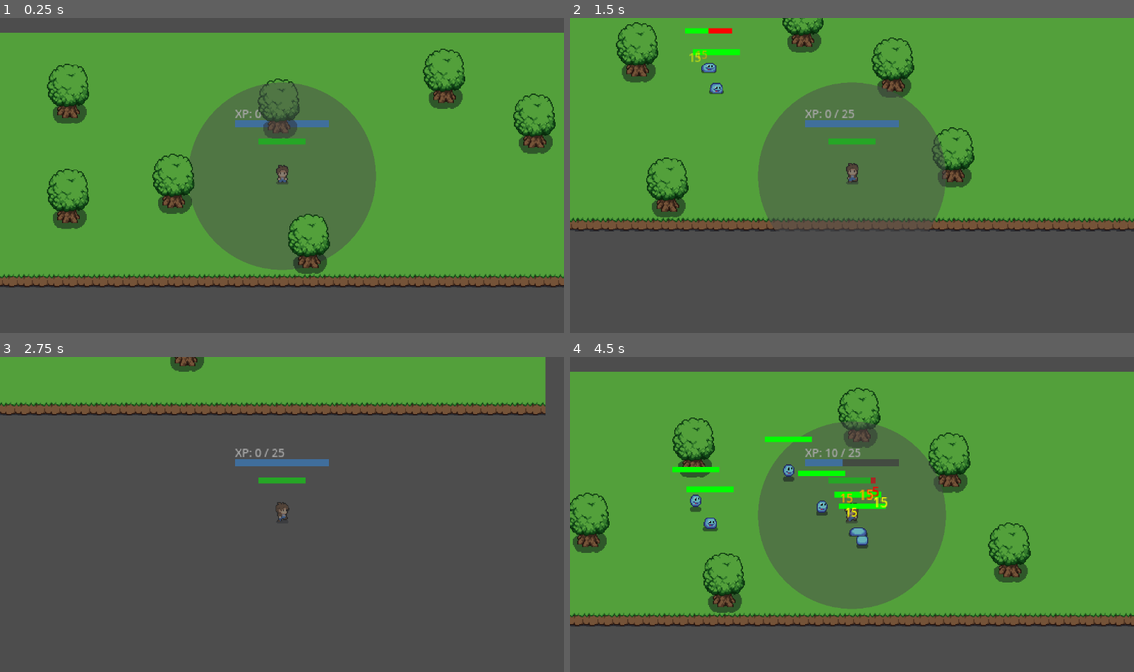
Above: before the commit, frames 1-4 (two rows, left to right).
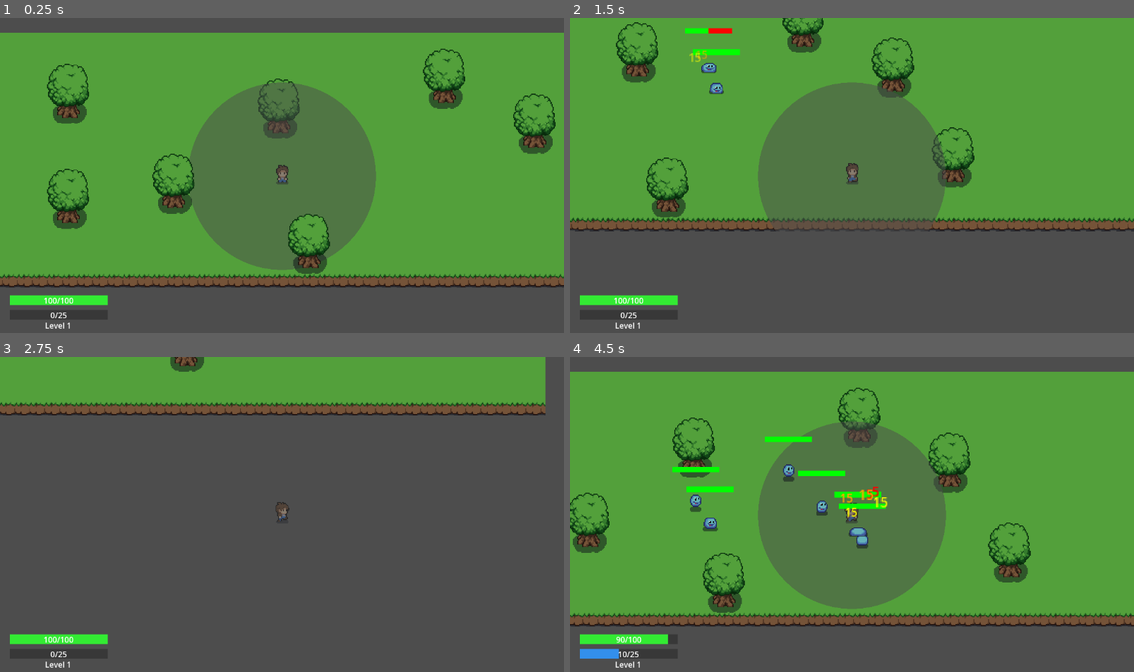
Above: after the commit, the same moments.

Repository: lujack88/survivor_game_clone
Game: Godot game, scene res://scenes/world.tscn
Same seed, same stepped clock (60 frames per second), same inputs: the game is played once before the commit and once after it.
Inputs:
- Up to frame 1 (0.25 s): no input
- Up to frame 2 (1.5 s): tap Enter at 0.5 s; hold D (move_right) 0.53-1.28 s; hold S (move_down) from 1.28 s (still down)
- Up to frame 3 (2.75 s): release S (move_down) at 2.03 s; hold D (move_right) from 2.03 s (still down)
- Up to frame 4 (4.5 s): release D (move_right) at 2.78 s; hold W (move_up) 2.78-3.53 s; hold A (move_left) from 3.53 s (still down)

The runs differ from the first frame. In frame 1, 1.2% of the frame differs, in the area x 1-59%, y 29-99%; in frame 2, 1.3%; in frame 3, 1.3%; in frame 4, 1.5%.

Commit message:
new patch
added hud

added xp bar to hud and health
removed old xp bar

Diff:
--- /dev/null
+++ b/scenes/HUD.tscn
@@ -0,0 +1,111 @@
+[gd_scene load_steps=2 format=3 uid="uid://citi44nhbxj1e"]
+
+[ext_resource type="Script" uid="uid://bjmf0053e0hud" path="res://scripts/HUD.gd" id="1_hud"]
+
+[node name="HUD" type="CanvasLayer"]
+script = ExtResource("1_hud")
+
+[node name="HealthBar" type="Control" parent="."]
+layout_mode = 3
+anchors_preset = 2
+anchor_top = 1.0
+anchor_bottom = 1.0
+offset_left = 20.0
+offset_top = -80.0
+offset_right = 220.0
+offset_bottom = -60.0
+grow_vertical = 0
+
+[node name="HealthBackground" type="ColorRect" parent="HealthBar"]
+layout_mode = 1
+anchors_preset = 15
+anchor_right = 1.0
+anchor_bottom = 1.0
+grow_horizontal = 2
+grow_vertical = 2
+color = Color(0.2, 0.2, 0.2, 0.8)
+
+[node name="HealthFill" type="ColorRect" parent="HealthBar"]
+layout_mode = 1
+anchors_preset = 15
+anchor_right = 1.0
+anchor_bottom = 1.0
+grow_horizontal = 2
+grow_vertical = 2
+color = Color(0.2, 1, 0.2, 0.9)
+
+[node name="HealthLabel" type="Label" parent="HealthBar"]
+layout_mode = 1
+anchors_preset = 8
+anchor_left = 0.5
+anchor_top = 0.5
+anchor_right = 0.5
+anchor_bottom = 0.5
+offset_left = -30.0
+offset_top = -11.5
+offset_right = 30.0
+offset_bottom = 11.5
+grow_horizontal = 2
+grow_vertical = 2
+text = "100/100"
+horizontal_alignment = 1
+vertical_alignment = 1
+
+[node name="XPBar" type="Control" parent="."]
+layout_mode = 3
+anchors_preset = 2
+anchor_top = 1.0
+anchor_bottom = 1.0
+offset_left = 20.0
+offset_top = -50.0
+offset_right = 220.0
+offset_bottom = -30.0
+grow_vertical = 0
+
+[node name="XPBackground" type="ColorRect" parent="XPBar"]
+layout_mode = 1
+anchors_preset = 15
+anchor_right = 1.0
+anchor_bottom = 1.0
+grow_horizontal = 2
+grow_vertical = 2
+color = Color(0.2, 0.2, 0.2, 0.8)
+
+[node name="XPFill" type="ColorRect" parent="XPBar"]
+layout_mode = 1
+anchors_preset = 15
+anchor_right = 1.0
+anchor_bottom = 1.0
+grow_horizontal = 2
+grow_vertical = 2
+color = Color(0.2, 0.6, 1, 0.9)
+
+[node name="XPLabel" type="Label" parent="XPBar"]
+layout_mode = 1
+anchors_preset = 8
+anchor_left = 0.5
+anchor_top = 0.5
+anchor_right = 0.5
+anchor_bottom = 0.5
+offset_left = -30.0
+offset_top = -11.5
+offset_right = 30.0
+offset_bottom = 11.5
+grow_horizontal = 2
+grow_vertical = 2
+text = "0/25"
+horizontal_alignment = 1
+vertical_alignment = 1
+
+[node name="LevelLabel" type="Label" parent="."]
+anchors_preset = 2
+anchor_top = 1.0
+anchor_bottom = 1.0
+offset_left = 69.0
+offset_top = -30.0
+offset_right = 169.0
+offset_bottom = -7.0
+grow_vertical = 0
+text = "Level 1"
+horizontal_alignment = 1
+vertical_alignment = 1
--- a/scenes/world.tscn
+++ b/scenes/world.tscn
@@ -1,10 +1,11 @@
-[gd_scene load_steps=10 format=4 uid="uid://bvgsrk0w52jw3"]
+[gd_scene load_steps=11 format=4 uid="uid://bvgsrk0w52jw3"]
 
 [ext_resource type="Texture2D" uid="uid://w58kjbdfs8ka" path="res://assets/sprites/tilesets/plains.png" id="1_nnsk1"]
 [ext_resource type="Script" uid="uid://60si6ucpvv58" path="res://scripts/world.gd" id="1_qfnet"]
 [ext_resource type="Texture2D" uid="uid://byiaw74qu0mh1" path="res://assets/sprites/objects/objects.png" id="2_rwgxs"]
 [ext_resource type="PackedScene" uid="uid://co1l73glkkfas" path="res://scenes/player.tscn" id="3_4wyf3"]
 [ext_resource type="Script" uid="uid://cxolqb43t772d" path="res://scripts/entityspawner.gd" id="4_spawner"]
+[ext_resource type="PackedScene" uid="uid://citi44nhbxj1e" path="res://scenes/HUD.tscn" id="5_hud"]
 
 [sub_resource type="TileSetAtlasSource" id="TileSetAtlasSource_rwgxs"]
 texture = ExtResource("1_nnsk1")
@@ -289,3 +290,5 @@
 
 [node name="EntitySpawner" type="Node2D" parent="."]
 script = ExtResource("4_spawner")
+
+[node name="HUD" parent="." instance=ExtResource("5_hud")]
--- /dev/null
+++ b/scripts/HUD.gd
@@ -0,0 +1,138 @@
+extends CanvasLayer
+
+class_name HUD
+
+# UI References
+@onready var health_fill: ColorRect = $HealthBar/HealthFill
+@onready var health_label: Label = $HealthBar/HealthLabel
+@onready var xp_fill: ColorRect = $XPBar/XPFill
+@onready var xp_label: Label = $XPBar/XPLabel
+@onready var level_label: Label = $LevelLabel
+
+# Player reference
+var player: Player
+var level_system: LevelSystem
+
+func _ready():
+	# Defer the connection to ensure everything is ready
+	call_deferred("_connect_to_systems")
+
+	# Set initial visibility
+	visible = true
+
+func _connect_to_systems():
+	# Find the player in the scene
+	player = get_tree().get_first_node_in_group("player")
+	if player:
+		# Connect to player health changes
+		player.connect("health_changed", _on_health_changed)
+
+		# Get the level system from player (try by name first, then by class)
+		level_system = player.get_node("LevelSystem")
+		if not level_system:
+			# Try to find by class type
+			for child in player.get_children():
+				if child.get_class() == "LevelSystem":
+					level_system = child
+					break
+
+		if level_system:
+			# Connect to level system changes
+			level_system.connect("xp_changed", _on_xp_changed)
+			level_system.connect("level_up", _on_level_up)
+
+			# Initialize with current values
+			update_health_display(player.health, player.max_health)
+			update_xp_display()
+			level_label.text = "Level " + str(level_system.current_level)
+		else:
+			# Try again in the next frame
+			await get_tree().process_frame
+			_connect_to_systems()
+	else:
+		# Try again in the next frame
+		await get_tree().process_frame
+		_connect_to_systems()
+
+func _on_health_changed(current_health: int, max_health: int):
+	update_health_display(current_health, max_health)
+
+func update_health_display(current_health: int, max_health: int):
+	if not health_fill or not health_label:
+		return
+
+	# Update health bar fill
+	var health_percentage = float(current_health) / float(max_health)
+	health_fill.size.x = 200 * health_percentage
+
+	# Update health text
+	health_label.text = str(current_health) + "/" + str(max_health)
+
+	# Change color based on health percentage
+	if health_percentage <= 0.25:
+		health_fill.color = Color(1.0, 0.2, 0.2, 0.9)  # Red
+	elif health_percentage <= 0.5:
+		health_fill.color = Color(1.0, 1.0, 0.2, 0.9)  # Yellow
+	else:
+		health_fill.color = Color(0.2, 1.0, 0.2, 0.9)  # Green
+
+func _on_xp_changed():
+	update_xp_display()
+
+func _on_level_up(new_level: int):
+	update_xp_display()
+	level_label.text = "Level " + str(new_level)
+
+	# Show level up effect
+	show_level_up_effect(new_level)
+
+func update_xp_display():
+	if not level_system or not xp_fill or not xp_label:
+		return
+
+	# Update XP bar fill
+	var progress = level_system.get_xp_progress()
+	xp_fill.size.x = 200 * progress
+
+	# Update XP text
+	var next_level_xp = level_system.get_xp_for_next_level()
+	if next_level_xp == 0:
+		xp_label.text = "MAX LEVEL"
+	else:
+		# Calculate XP needed for current level
+		var previous_level_xp = 0
+		if level_system.current_level > 1:
+			previous_level_xp = level_system.xp_requirements[level_system.current_level - 2]
+
+		var xp_needed = next_level_xp - previous_level_xp
+		var xp_earned = level_system.current_xp - previous_level_xp
+
+		xp_label.text = str(xp_earned) + "/" + str(xp_needed)
+
+func show_level_up_effect(level: int):
+	# Create level up text effect
+	var level_up_text = Label.new()
+	level_up_text.text = "LEVEL UP! " + str(level)
+	level_up_text.add_theme_font_size_override("font_size", 24)
+	level_up_text.modulate = Color.GOLD
+	level_up_text.position = Vector2(get_viewport().size.x / 2 - 100, 100)
+
+	add_child(level_up_text)
+
+	# Animate and remove after 2 seconds
+	var tween = create_tween()
+	tween.tween_property(level_up_text, "position", level_up_text.position + Vector2(0, -50), 2.0)
+	tween.tween_property(level_up_text, "modulate", Color.TRANSPARENT, 2.0)
+	tween.tween_callback(level_up_text.queue_free)
+
+# Utility functions for external access
+func set_health(current: int, maximum: int):
+	update_health_display(current, maximum)
+
+func set_xp_progress(progress: float):
+	if xp_fill:
+		xp_fill.size.x = 200 * progress
+
+func set_level(level: int):
+	if level_label:
+		level_label.text = "Level " + str(level)
--- a/scripts/LevelSystem.gd
+++ b/scripts/LevelSystem.gd
@@ -10,18 +10,16 @@
 # XP requirements - Diablo 3 style (exponential growth)
 var xp_requirements = []
 
-# XP Bar UI elements
-var xp_bar_background: ColorRect
-var xp_bar_fill: ColorRect
-var xp_bar_container: Control
-var xp_text: Label
+# Signals for HUD
+signal xp_changed()
+signal level_up(new_level: int)
 
 func _ready():
 	# Initialize XP requirements (Diablo 3 style)
 	initialize_xp_requirements()
 
-	# Create XP bar UI
-	create_xp_bar()
+	# Emit initial XP signal
+	xp_changed.emit()
 
 func initialize_xp_requirements():
 	# Level 1: 25 XP, then exponential growth
@@ -48,12 +46,13 @@
 	var xp_needed = current_level_xp - previous_level_xp
 	var xp_earned = current_xp - previous_level_xp
 
-	return float(xp_earned) / float(xp_needed)
+	# Clamp progress between 0 and 1
+	var progress = float(xp_earned) / float(xp_needed)
+	return clamp(progress, 0.0, 1.0)
 
 func add_xp(amount: int):
 	current_xp += amount
-	print("Gained ", amount, " XP! Total: ", current_xp)
-	update_xp_bar()
+	xp_changed.emit()
 
 	# Check for level up
 	check_level_up()
@@ -62,85 +61,20 @@
 	var required_xp = get_xp_for_next_level()
 
 	while current_xp >= required_xp and required_xp > 0:
-		level_up()
+		perform_level_up()
 		required_xp = get_xp_for_next_level()
 
-func level_up():
+func perform_level_up():
 	current_level += 1
-	print("LEVEL UP! You are now level ", current_level)
+
+	# Emit level up signal
+	level_up.emit(current_level)
 
 	# Show level up effect
 	show_level_up_effect()
 
-	# Update XP bar
-	update_xp_bar()
+func show_level_up_effect():
+	# Level up effect now handled by HUD
+	pass
 
-func show_level_up_effect():
-	# Create level up text
-	var level_text = Label.new()
-	level_text.text = "LEVEL UP! " + str(current_level)
-	level_text.add_theme_font_size_override("font_size", 24)
-	level_text.modulate = Color.GOLD
-
-	# Position above player
-	var player_pos = Player.global_position_ref
-	level_text.position = player_pos + Vector2(-50, -60)
-
-	# Add to scene
-	get_tree().current_scene.add_child.call_deferred(level_text)
-
-	# Animate and remove after 2 seconds
-	var tween = create_tween()
-	tween.tween_property(level_text, "position", level_text.position + Vector2(0, -50), 2.0)
-	tween.tween_property(level_text, "modulate", Color.TRANSPARENT, 2.0)
-	tween.tween_callback(level_text.queue_free)
-
-func create_xp_bar():
-	# Get the player node to attach XP bar to
-	var player = get_parent()  # LevelSystem is a child of player
-	if not player:
-		return
-
-	# Create main container for the XP bar
-	xp_bar_container = Control.new()
-	xp_bar_container.set_anchors_and_offsets_preset(Control.PRESET_TOP_LEFT)
-	xp_bar_container.position = Vector2(-50, -60)  # Position above HP bar
-	xp_bar_container.size = Vector2(100, 8)
-	player.add_child(xp_bar_container)
-
-	# Create background (dark for unfilled XP)
-	xp_bar_background = ColorRect.new()
-	xp_bar_background.color = Color(0.2, 0.2, 0.2, 0.8)
-	xp_bar_background.size = Vector2(100, 8)
-	xp_bar_background.position = Vector2.ZERO
-	xp_bar_container.add_child(xp_bar_background)
-
-	# Create foreground (blue for current XP)
-	xp_bar_fill = ColorRect.new()
-	xp_bar_fill.color = Color(0.2, 0.6, 1.0, 0.9)
-	xp_bar_fill.size = Vector2(100, 8)
-	xp_bar_fill.position = Vector2.ZERO
-	xp_bar_container.add_child(xp_bar_fill)
-
-	# Create XP text
-	xp_text = Label.new()
-	xp_text.text = "XP: " + str(current_xp) + " / " + str(get_xp_for_next_level())
-	xp_text.position = Vector2(-50, -75)
-	xp_text.add_theme_font_size_override("font_size", 12)
-	xp_text.modulate = Color.WHITE
-	player.add_child(xp_text)
-
-func update_xp_bar():
-	if not xp_bar_fill or not xp_text:
-		return
-
-	# Update XP bar fill
-	var progress = get_xp_progress()
-	xp_bar_fill.size.x = 100 * progress
-
-	# Update XP text
-	var next_level_xp = get_xp_for_next_level()
-	if next_level_xp == 0:
-		xp_text.text = "XP: " + str(current_xp) + " (MAX LEVEL)"
-	else:
-		xp_text.text = "XP: " + str(current_xp) + " / " + str(next_level_xp)
+# XP bar functions removed - now handled by HUD
--- a/scripts/entityspawner.gd
+++ b/scripts/entityspawner.gd
@@ -13,28 +13,22 @@
 var slime_scene = preload("res://scenes/slime.tscn")
 
 func _ready():
-	print("EntitySpawner ready - spawn interval: ", spawn_interval)
+	pass
 
 func _process(delta):
 	# Manual timing for precise control
 	spawn_timer_elapsed += delta
 
 	if spawn_timer_elapsed >= spawn_interval:
-		print("Timer triggered! Elapsed: ", spawn_timer_elapsed, " Interval: ", spawn_interval)
 		spawn_timer_elapsed = 0.0
 		_spawn_slime()
 
 func _spawn_slime():
-	print("Attempting to spawn ", slimes_per_spawn, " slimes")
-
 	# Spawn multiple slimes at once
 	for i in range(slimes_per_spawn):
-		print("Creating slime #", i + 1)
-
 		# Create slime
 		var slime = slime_scene.instantiate()
 		if not slime:
-			print("Failed to instantiate slime!")
 			continue
 
 		# Random position around spawner
@@ -45,7 +39,3 @@
 
 		# Add to scene
 		get_parent().add_child(slime)
-		print("Added slime #", i + 1, " at position: ", slime.global_position)
-
-	var total_slimes = get_tree().get_nodes_in_group("slimes").size()
-	print("Total slimes in scene: ", total_slimes)
--- a/scripts/player.gd
+++ b/scripts/player.gd
@@ -17,10 +17,8 @@
 # Damage text variables
 var damage_text_scene = preload("res://scripts/damagetext.gd")
 
-# HP Bar variables
-var hp_bar_background: ColorRect
-var hp_bar_fill: ColorRect
-var hp_bar_container: Control
+# Signals for HUD
+signal health_changed(current_health: int, max_health: int)
 
 # Level System
 var level_system: LevelSystem
@@ -46,12 +44,12 @@
 	# Add player to group for weapons to find
 	add_to_group("player")
 
-	create_hp_bar()
-	update_hp_bar()
-	#create_damage_radius_circle()
+	# Emit initial health signal
+	health_changed.emit(health, max_health)
 
 	# Create level system
 	level_system = LevelSystem.new()
+	level_system.name = "LevelSystem"
 	add_child(level_system)
 
 	# Setup animation
@@ -131,12 +129,11 @@
 
 func take_damage(incoming_damage) -> void:
 	health -= incoming_damage
-	update_hp_bar()
+	health_changed.emit(health, max_health)
 
 	# Create damage text
 	show_damage_text(incoming_damage)
 
-	print("Player health: ", health)
 	if health <= 0:
 		die()
 
@@ -151,32 +148,7 @@
 	var text_position = global_position + Vector2(randf_range(-15, 15), -30)
 	damage_text.setup_damage_text(damage_amount, text_position, Color.RED)
 
-func create_hp_bar():
-	# Create main container for the HP bar
-	hp_bar_container = Control.new()
-	hp_bar_container.set_anchors_and_offsets_preset(Control.PRESET_TOP_LEFT)
-	hp_bar_container.position = Vector2(-25, -40)  # Position above sprite
-	hp_bar_container.size = Vector2(50, 6)
-	add_child(hp_bar_container)
-
-	# Create background (red for lost health)
-	hp_bar_background = ColorRect.new()
-	hp_bar_background.color = Color.RED
-	hp_bar_background.size = Vector2(50, 6)
-	hp_bar_background.position = Vector2.ZERO
-	hp_bar_container.add_child(hp_bar_background)
-
-	# Create foreground (green for current health)
-	hp_bar_fill = ColorRect.new()
-	hp_bar_fill.color = Color.GREEN
-	hp_bar_fill.size = Vector2(50, 6)
-	hp_bar_fill.position = Vector2.ZERO
-	hp_bar_container.add_child(hp_bar_fill)
-
-func update_hp_bar():
-	if hp_bar_fill:
-		var health_percentage = float(health) / float(max_health)
-		hp_bar_fill.size.x = 50 * health_percentage
+# Health bar functions removed - now handled by HUD
 
 func die():
 	print("Player died!")
@@ -189,9 +161,7 @@
 	set_physics_process(false)
 	set_process_input(false)
 
-	# Hide HP bar
-	if hp_bar_container:
-		hp_bar_container.visible = false
+	# HP bar is now handled by HUD
 	# Wait a moment then restart or show game over
 	await get_tree().create_timer(2.0).timeout
 
--- a/scripts/projectile_weapon.gd
+++ b/scripts/projectile_weapon.gd
@@ -56,8 +56,6 @@
 	if not can_fire or not target_enemy:
 		return
 
-	print("Auto-firing at target: ", target_enemy.name)
-
 	# Get player's position and direction to target
 	var player_pos = Player.global_position_ref
 	var direction_to_target = (target_enemy.global_position - player_pos).normalized()
@@ -84,13 +82,9 @@
 	if not can_fire:
 		return
 
-	print("Manual firing projectile!")
-
 	# Get player's position and direction
 	var player_pos = Player.global_position_ref
 	var player_direction = get_player_direction()
-
-	print("Player pos: ", player_pos, " direction: ", player_direction)
 
 	# Create projectile
 	var projectile_scene = preload("res://scripts/projectile.gd")
--- a/scripts/slime.gd
+++ b/scripts/slime.gd
@@ -117,8 +117,6 @@
 		hp_bar_fill.size.x = 50 * health_percentage
 
 func die():
-	print("Slime died!")
-
 	# Give XP to player
 	var player_node = get_tree().get_first_node_in_group("player")
 	if player_node and player_node.has_method("give_xp"):
Not shown, added: scripts/EntityPool.gd.uid
Not shown, added: scripts/HUD.gd.uid
Not shown, added: scripts/SpawnManager.gd.uid
Not shown, added: scripts/SpawnRateCalculator.gd.uid
